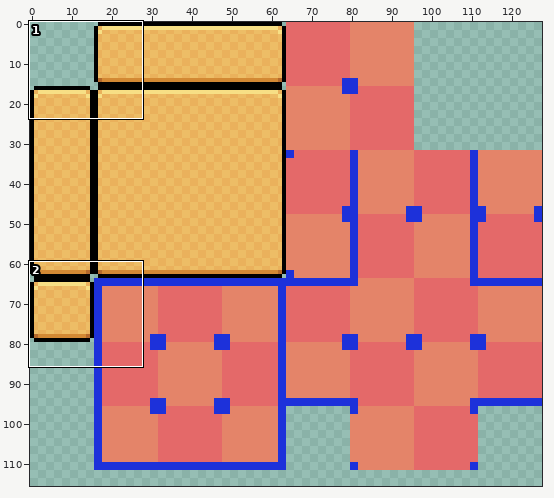
One commit to this sprite sheet: res/ground.png. The picture above shows the old version from afar; the outline marks the close-up.
Close-up. Before the edit:
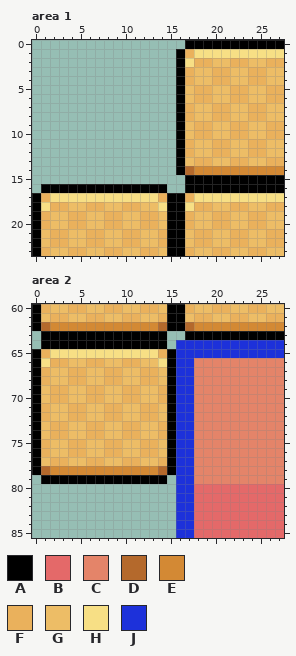
The file is 128x128 pixels. Shown: area 1: x 0..27, y 0..23; area 2: x 0..27, y 60..85. The wide view leaves out empty margins.
Palette (. is transparent): A #000000  B #e46969  C #e48469  D #b4692c  E #d38934  F #eab15c  G #edbd66  H #f7df85  J #1d31da
Pixels before, area 1, first column x 0:
 0 .................AAAAAAAAAAA
 1 ................AFHHHHHHHHHH
 2 ................AHFFGGFFGGFF
 3 ................AFGGFFGGFFGG
 4 ................AFGGFFGGFFGG
 5 ................AGFFGGFFGGFF
 6 ................AGFFGGFFGGFF
 7 ................AFGGFFGGFFGG
 8 ................AFGGFFGGFFGG
 9 ................AGFFGGFFGGFF
10 ................AGFFGGFFGGFF
11 ................AFGGFFGGFFGG
12 ................AFGGFFGGFFGG
13 ................AGFFGGFFGGFF
14 ................ADEEEEEEEEEE
15 .................AAAAAAAAAAA
16 .AAAAAAAAAAAAAA..AAAAAAAAAAA
17 AFHHHHHHHHHHHHFAAFHHHHHHHHHH
18 AHFFGGFFGGFFGGHAAHFFGGFFGGFF
19 AFGGFFGGFFGGFFGAAFGGFFGGFFGG
20 AFGGFFGGFFGGFFGAAFGGFFGGFFGG
21 AGFFGGFFGGFFGGFAAGFFGGFFGGFF
22 AGFFGGFFGGFFGGFAAGFFGGFFGGFF
23 AFGGFFGGFFGGFFGAAFGGFFGGFFGG
Pixels before, area 2, first column x 0:
60 AFGGFFGGFFGGFFGAAFGGFFGGFFGG
61 AGFFGGFFGGFFGGFAAGFFGGFFGGFF
62 ADEEEEEEEEEEEEDAADEEEEEEEEEE
63 .AAAAAAAAAAAAAA..AAAAAAAAAAA
64 .AAAAAAAAAAAAAA.JJJJJJJJJJJJ
65 AFHHHHHHHHHHHHFAJJJJJJJJJJJJ
66 AHFFGGFFGGFFGGHAJJCCCCCCCCCC
67 AFGGFFGGFFGGFFGAJJCCCCCCCCCC
68 AFGGFFGGFFGGFFGAJJCCCCCCCCCC
69 AGFFGGFFGGFFGGFAJJCCCCCCCCCC
70 AGFFGGFFGGFFGGFAJJCCCCCCCCCC
71 AFGGFFGGFFGGFFGAJJCCCCCCCCCC
72 AFGGFFGGFFGGFFGAJJCCCCCCCCCC
73 AGFFGGFFGGFFGGFAJJCCCCCCCCCC
74 AGFFGGFFGGFFGGFAJJCCCCCCCCCC
75 AFGGFFGGFFGGFFGAJJCCCCCCCCCC
76 AFGGFFGGFFGGFFGAJJCCCCCCCCCC
77 AGFFGGFFGGFFGGFAJJCCCCCCCCCC
78 ADEEEEEEEEEEEEDAJJCCCCCCCCCC
79 .AAAAAAAAAAAAAA.JJCCCCCCCCCC
80 ................JJBBBBBBBBBB
81 ................JJBBBBBBBBBB
82 ................JJBBBBBBBBBB
83 ................JJBBBBBBBBBB
84 ................JJBBBBBBBBBB
85 ................JJBBBBBBBBBB
After the commit:
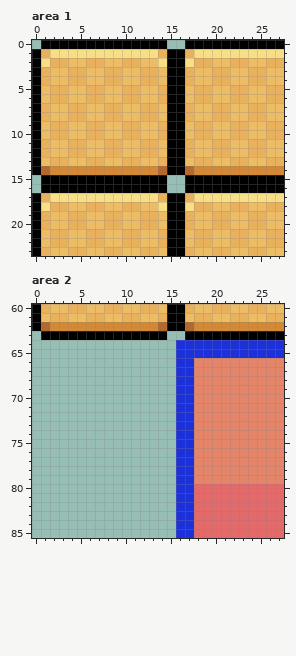
The edit:
Area 1:
The edit adds colour A in row 0 at x 1 to 14; in rows 1 to 14 at x 0 and 15; in row 15 at x 1 to 14.
The edit adds colour D in row 14 at x 1 and 14.
The edit adds colour E in row 14 at x 2 to 13.
The edit adds colour F in row 1 at x 1 and 14; in row 2 at x 2 to 3, 6 to 7 and 10 to 11; in rows 3 to 4 at x 1, 4 to 5, 8 to 9 and 12 to 13; in rows 5 to 6 at x 2 to 3, 6 to 7, 10 to 11 and 14; in rows 7 to 8 at x 1, 4 to 5, 8 to 9 and 12 to 13; in rows 9 to 10 at x 2 to 3, 6 to 7, 10 to 11 and 14.
The edit adds colour F in rows 11 to 12 at x 1, 4 to 5, 8 to 9 and 12 to 13; in row 13 at x 2 to 3, 6 to 7, 10 to 11 and 14.
The edit adds colour G in row 2 at x 4 to 5, 8 to 9 and 12 to 13; in rows 3 to 4 at x 2 to 3, 6 to 7, 10 to 11 and 14; in rows 5 to 6 at x 1, 4 to 5, 8 to 9 and 12 to 13; in rows 7 to 8 at x 2 to 3, 6 to 7, 10 to 11 and 14; in rows 9 to 10 at x 1, 4 to 5, 8 to 9 and 12 to 13; in rows 11 to 12 at x 2 to 3, 6 to 7, 10 to 11 and 14.
The edit adds colour G in row 13 at x 1, 4 to 5, 8 to 9 and 12 to 13.
The edit adds colour H in row 1 at x 2 to 13; in row 2 at x 1 and 14.
Area 2:
The author cleared colour A in row 64 at x 1 to 14; in rows 65 to 78 at x 0 and 15; in row 79 at x 1 to 14.
The author cleared colour D in row 78 at x 1 and 14.
The author cleared colour E in row 78 at x 2 to 13.
The author cleared colour F in row 65 at x 1 and 14; in row 66 at x 2 to 3, 6 to 7 and 10 to 11; in rows 67 to 68 at x 1, 4 to 5, 8 to 9 and 12 to 13; in rows 69 to 70 at x 2 to 3, 6 to 7, 10 to 11 and 14; in rows 71 to 72 at x 1, 4 to 5, 8 to 9 and 12 to 13; in rows 73 to 74 at x 2 to 3, 6 to 7, 10 to 11 and 14.
The author cleared colour F in rows 75 to 76 at x 1, 4 to 5, 8 to 9 and 12 to 13; in row 77 at x 2 to 3, 6 to 7, 10 to 11 and 14.
The author cleared colour G in row 66 at x 4 to 5, 8 to 9 and 12 to 13; in rows 67 to 68 at x 2 to 3, 6 to 7, 10 to 11 and 14; in rows 69 to 70 at x 1, 4 to 5, 8 to 9 and 12 to 13; in rows 71 to 72 at x 2 to 3, 6 to 7, 10 to 11 and 14; in rows 73 to 74 at x 1, 4 to 5, 8 to 9 and 12 to 13; in rows 75 to 76 at x 2 to 3, 6 to 7, 10 to 11 and 14.
The author cleared colour G in row 77 at x 1, 4 to 5, 8 to 9 and 12 to 13.
The author cleared colour H in row 65 at x 2 to 13; in row 66 at x 1 and 14.
Pixel boxes of the changes (left, top, right, bottom) in both close-ups:
added: (32, 40, 176, 184)
erased: (32, 340, 176, 484)
